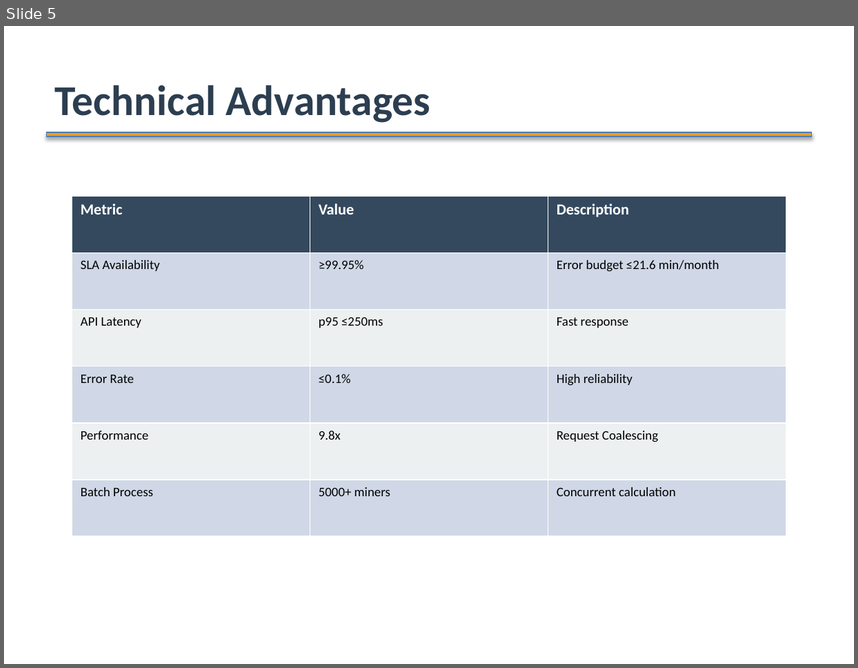
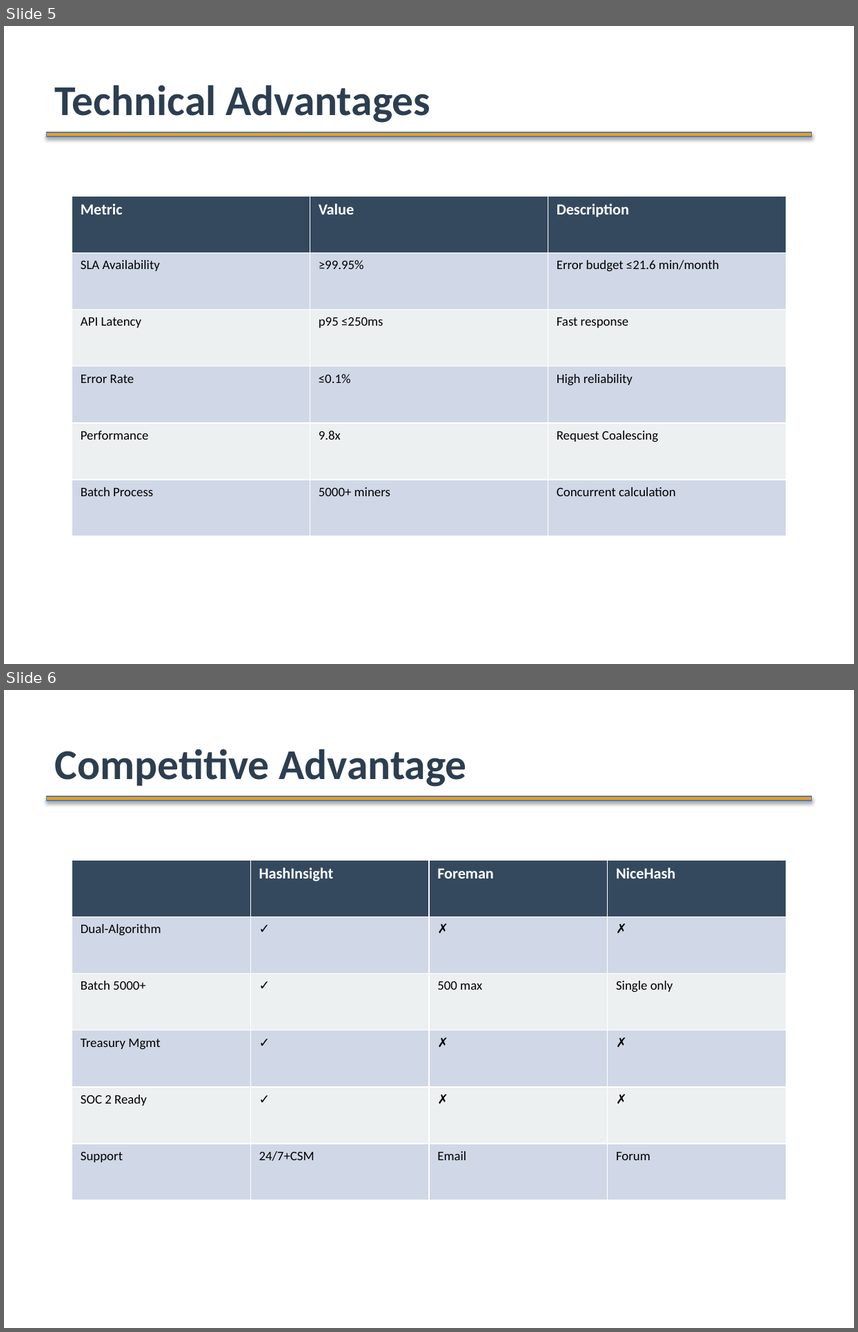
Before and after one commit to ArabotHXL/BTC_project, a slide deck: HashInsight_Product_Introduction_EN.pptx. Shown one above the other, each under a label of ours: slide 5 before the commit, slides 5 and 6 after it. The pictures are 858x668 and 858x1332 pixels, drawn with LibreOffice and Linux fonts; fonts in the diff are those of the drawing. Boxes give left, top, right and bottom in pixels: in the first picture for what was removed or moved away, otherwise in the second. Text is boxed around its words. In the diff, an @@ line names an element or a change of style, - is before the commit and + after.

```diff
--- a/HashInsight_Product_Introduction_EN.pptx
+++ b/HashInsight_Product_Introduction_EN.pptx
@@ slide 6 added at [4, 690, 854, 1328], background #FFFFFF @@
@@ text added at [55, 749, 467, 787], 36 pt, text #2C3E50, bold @@
+Competitive Advantage
@@ rectangle added at [47, 796, 811, 800], fill #F39C12, outline #4B7EBC 0.75 pt @@
@@ table added at [72, 860, 786, 1200], 6 rows, 4 columns @@
+ | HashInsight | Foreman | NiceHash
+Dual-Algorithm | ✓ | ✗ | ✗
+Batch 5000+ | ✓ | 500 max | Single only
+Treasury Mgmt | ✓ | ✗ | ✗
+SOC 2 Ready | ✓ | ✗ | ✗
+Support | 24/7+CSM | Email | Forum
```
Also in this commit, not shown: 5 slides changed, 1 other slide added, 2 slides removed, 18 other files.
